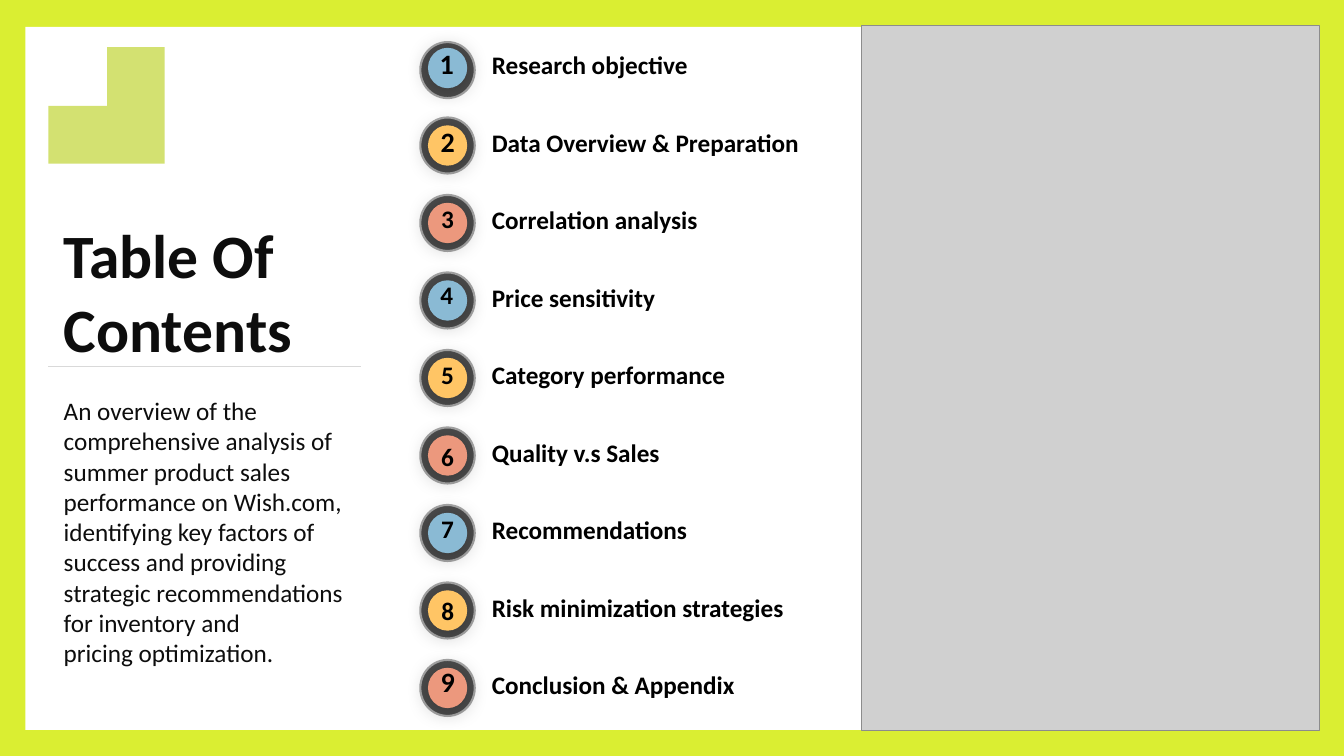
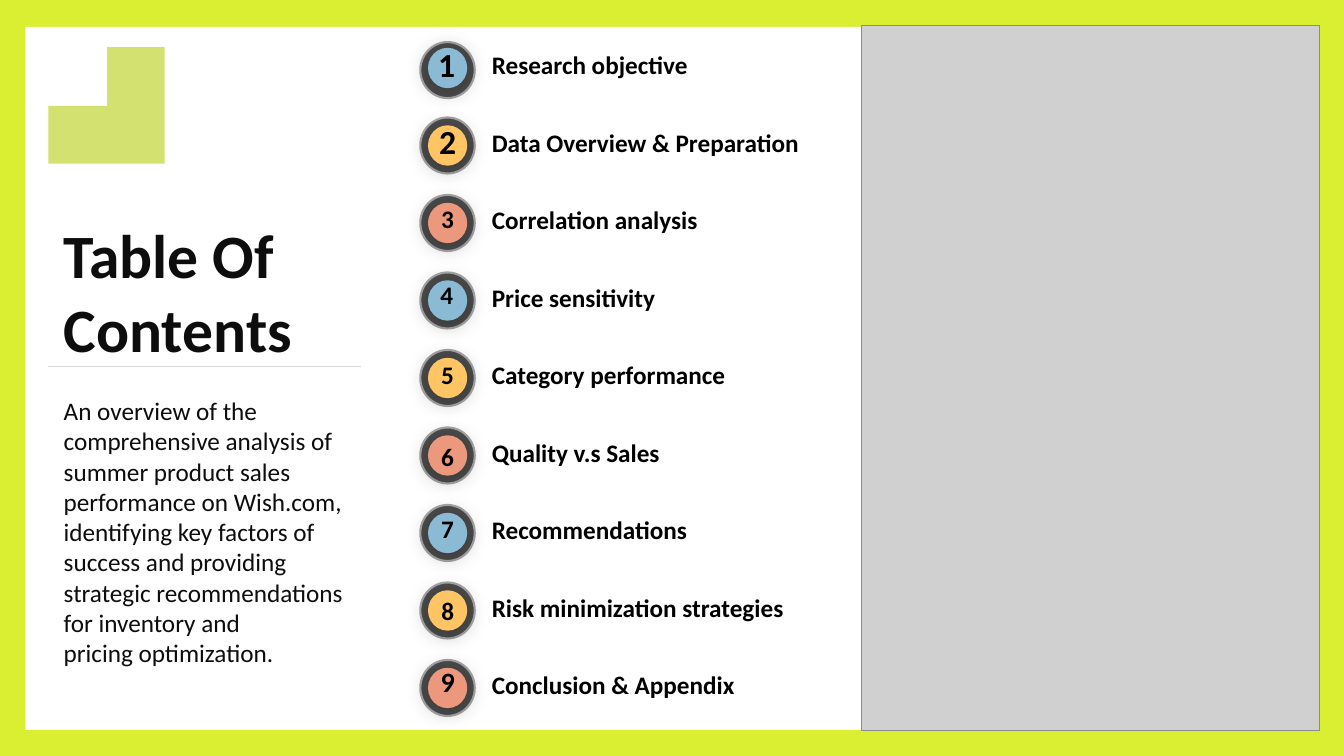
Before and after one commit to SpringNuance/Business-Intelligence, a slide deck: slide 2 of Power BI Assignment/Business Intelligence_Power BI Assignment Report.pptx. Drawn at 1344x756 pixels with LibreOffice and Linux fonts; fonts in the diff are those of the drawing; grey boxes stand for pictures. Boxes give left, top, right and bottom in pixels: in the first picture for what was removed or moved away, otherwise in the second. Text is boxed around its words. In the diff, an @@ line names an element or a change of style, - is before the commit and + after.

```diff
--- a/Power BI Assignment/Business Intelligence_Power BI Assignment Report.pptx
+++ b/Power BI Assignment/Business Intelligence_Power BI Assignment Report.pptx
@@ text "1" at (438,49,455,77): size 20 to 24 pt @@
@@ text "2" at (439,132,456,154): size 20 to 24 pt @@
```
Also in this commit, not shown: 12 slides added, 12 slides removed, 5 other files.
